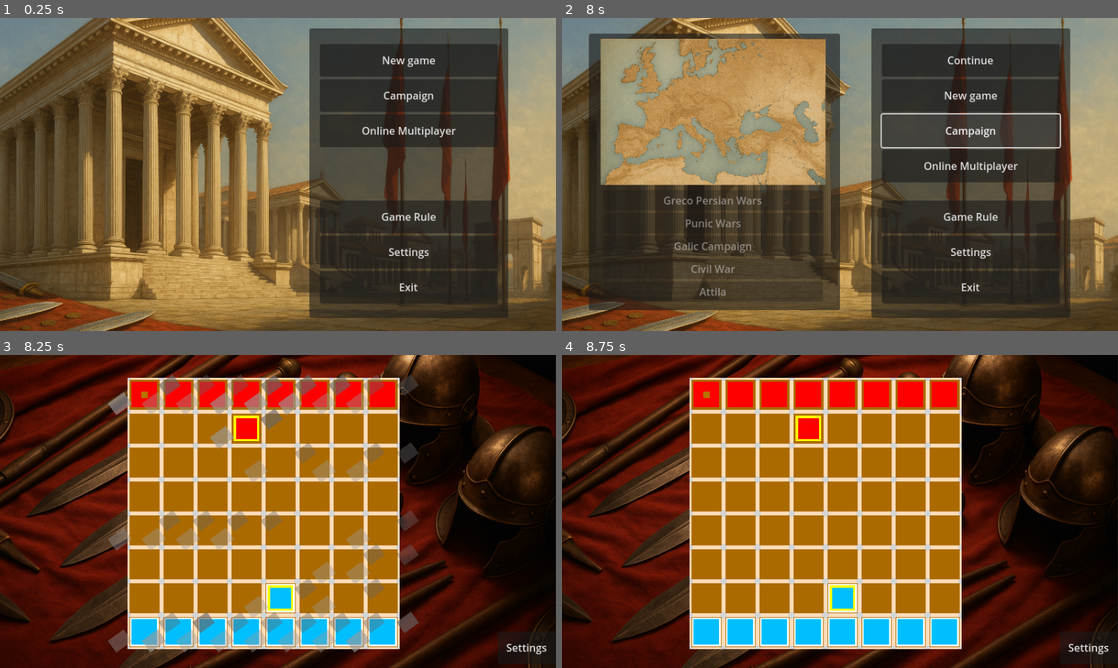
Above: before the commit, frames 1-4 (two rows, left to right).
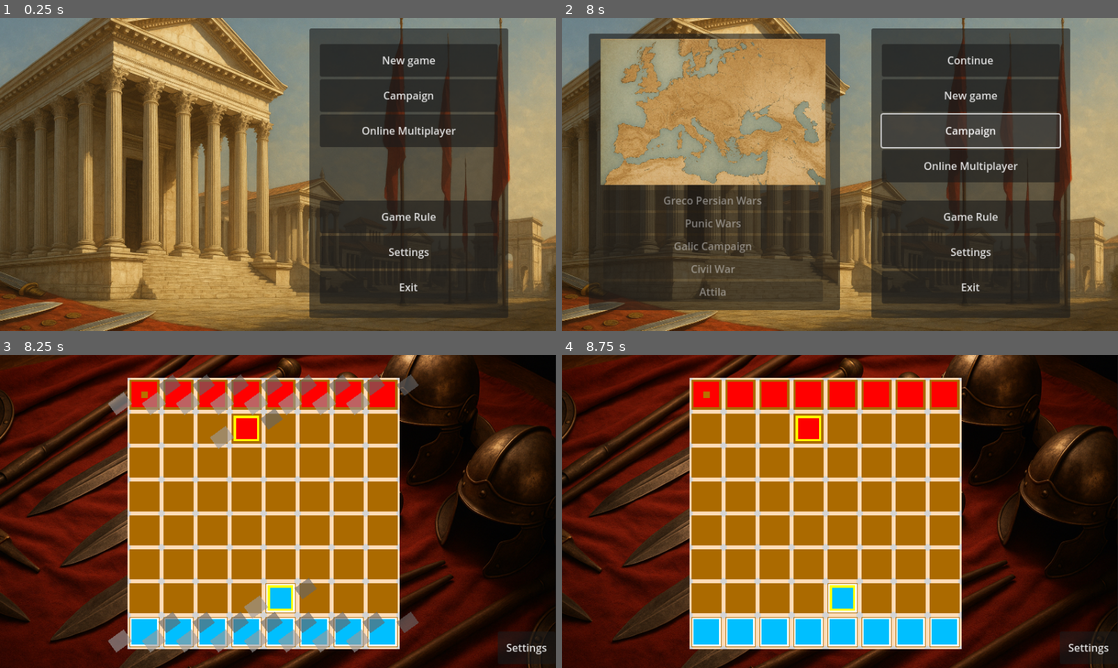
Above: after the commit, the same moments.

Repository: Charckle/ludox
Game: Godot game, scene res://menus/main_menu/main_menu.tscn
The game is run twice, just before and just after one commit, with the same random seed, the same clock (stepped at 60 frames per second) and the same inputs. The engine's default icon, where the game draws it, is replaced by a stand-in: a white triangle on a blue panel in a dark square.
Inputs (mouse positions are in pixels of both pictures, inside the frame that each line leads up to):
- Up to frame 1 (0.25 s): no input
- Up to frame 2 (8 s): click "Online Multiplayer" at 0.5 s; click (723, 296) at 1.27 s; type "12" at 1.35 s; click "Create Game" at 2 s; click "Create Game" at 2.75 s; click "Create Game" at 3.5 s; click "Cancel" at 4.25 s; click "New game" at 5 s; click "New game" at 5.75 s; click "Campaign" at 6.5 s; click "Campaign" at 7.25 s
- Up to frame 3 (8.25 s): click "Continue" at 8 s
- Up to frame 4 (8.75 s): no input

Frames 1-2 are identical in both runs. In frame 3, 5.5% of the frame differs, in the area x 19-76%, y 7-95%; in frame 4, nothing differs.

Commit message:
fixeds stuff

Diff:
--- /dev/null
+++ b/multiplayer/main_multiplayer/game.gd
@@ -0,0 +1,23 @@
+extends Node
+
+@onready var m_m = get_parent()
+#var multiplayer_menu = null
+
+# Called when the node enters the scene tree for the first time.
+func _ready() -> void:
+	pass # Replace with function body.
+
+
+# Called every frame. 'delta' is the elapsed time since the previous frame.
+func _process(delta: float) -> void:
+	pass
+
+
+@rpc("any_peer", "call_remote", "reliable")
+func send_move(room_id, start_pos, end_pos):
+	pass
+
+
+@rpc("authority", "call_remote", "reliable")
+func move_unit(start_pos, end_pos):
+	pass
--- a/multiplayer/main_multiplayer/main_multiplayer.gd
+++ b/multiplayer/main_multiplayer/main_multiplayer.gd
@@ -7,6 +7,7 @@
 var multiplayer_menu = null
 
 var room_id = null
+var rules = null
 
 var is_playing = false
 var being_played = false
@@ -18,6 +19,7 @@
 var players_data = null
 
 @onready var rooms_obj = $rooms
+@onready var game_obj = $game
 
 # Called when the node enters the scene tree for the first time.
 func _ready() -> void:
--- a/multiplayer/main_multiplayer/main_multiplayer.tscn
+++ b/multiplayer/main_multiplayer/main_multiplayer.tscn
@@ -1,10 +1,14 @@
-[gd_scene load_steps=3 format=3 uid="uid://caylg8mg6vsoc"]
+[gd_scene load_steps=4 format=3 uid="uid://caylg8mg6vsoc"]
 
 [ext_resource type="Script" uid="uid://c8wta48lia3aq" path="res://multiplayer/main_multiplayer/main_multiplayer.gd" id="1_8yqgl"]
 [ext_resource type="Script" uid="uid://bfhubvrfkctau" path="res://multiplayer/main_multiplayer/rooms.gd" id="2_nrcka"]
+[ext_resource type="Script" uid="uid://kpptgy18quy4" path="res://multiplayer/main_multiplayer/game.gd" id="3_fjlwr"]
 
 [node name="Main-multiplayer" type="Node"]
 script = ExtResource("1_8yqgl")
 
 [node name="rooms" type="Node" parent="."]
 script = ExtResource("2_nrcka")
+
+[node name="game" type="Node" parent="."]
+script = ExtResource("3_fjlwr")
--- a/multiplayer/main_multiplayer/rooms.gd
+++ b/multiplayer/main_multiplayer/rooms.gd
@@ -33,6 +33,7 @@
 
 @rpc("authority", "call_remote", "reliable")
 func update_room_data(room_data):
+	m_m.rules = room_data["rules"]
 	multiplayer_menu.room_container.update_room_data(room_data)
 
 @rpc("any_peer", "call_remote", "reliable")
@@ -65,5 +66,5 @@
 	m_m.player_turn = player_turn
 	m_m.city_size = city_size
 
-	multiplayer_menu.prepare_game(m_m.my_player, m_m.city_size, players_data, m_m.player_turn)
+	multiplayer_menu.prepare_game(m_m, players_data)
 	multiplayer_menu.show_game()
--- a/multiplayer/multiplayer_menu/multiplayer_menu.gd
+++ b/multiplayer/multiplayer_menu/multiplayer_menu.gd
@@ -89,5 +89,5 @@
 	return c.to_html(false)
 
 
-func prepare_game(my_player, city_size, players_data, player_turn):
-	game_city.initial_multiplayer_set(my_player, city_size, players_data, player_turn)
+func prepare_game(m_m, players_data):
+	game_city.initial_multiplayer_set(m_m, players_data)
--- a/objects/city/city.gd
+++ b/objects/city/city.gd
@@ -66,6 +66,9 @@
 
 var game_move_states = []
 
+var m_m = null
+var multi_play = false
+
 @onready var lvl_ = get_parent()
 
 var Soldier = preload("res://objects/soldier/soldier.tscn")
@@ -77,17 +80,25 @@
 func _ready() -> void:
 	initialize_city()
 
-func initial_multiplayer_set(my_player_, city_size, players_data, player_turn_):
-	self.my_player = my_player_
-	self.player_turn = player_turn_
-	initialize_city(city_size)
-
-func initialize_city(board_size_=board_size):
+func initial_multiplayer_set(m_m_, players_data):
+	self.m_m = m_m_
+
+	self.multi_play = true
+	self.my_player = m_m.my_player
+	# player_tunr is the player ID, not his color
+	self.player_turn = players_data[m_m.player_turn]
+	if self.my_player != players_data[m_m.player_turn]:
+		can_interact = false
+
+	initialize_city(m_m.city_size, m_m.rules)
+
+
+func initialize_city(board_size_=board_size, rules_=int(GlobalSet.settings["game_rules"])):
 	if board_size_ == 1:
 		city_size = Vector2(12, 8)
 	remove_all_units()
 	remove_all_tiles()
-	rules = GlobalSet.settings["game_rules"]
+	rules = rules_
 	#GlobalSet.game_type = $game_type_btn.selected
 	#GlobalSet.ai_lvl = $ai_lvl_btn.select
 	#pivot_offset = size * 0.5
@@ -221,7 +232,9 @@
 
 
 func check_tile(mouse_pos):
-	var my_player = self.player_turn
+	# set if multiplayer or not
+	if not multi_play:
+		my_player = self.player_turn
 	for tile in all_tiles.get_children():
 		if tile.get_child(0).get_global_rect().has_point(mouse_pos):
 			#print("Clicked on:", tile.name)
@@ -230,7 +243,6 @@
 			#print("bana")
 			# if there is a soldier on that position
 			if soldier_on_pos != null:
-
 				if soldier_on_pos["player"] == my_player:
 					select_soldier(soldier_on_pos["pg"])
 					show_selected_piece(soldier_on_pos["pg"])
@@ -240,7 +252,11 @@
 				if tile_selected != null:
 					if tile.position_grid in possible_moves:
 						# move selcted unit to position
-						self.move_unit(my_player, tile_selected.position_grid, tile.position_grid)
+						if multi_play:
+							m_m.game.rpc_id(1, "send_move", m_m.room_id,
+												tile_selected.position_grid, tile.position_grid)
+						else:
+							self.move_unit(my_player, tile_selected.position_grid, tile.position_grid)
 
 
 func get_soldier_on_position(pos_coord, simulation=false):
--- a/objects/city/city.tscn
+++ b/objects/city/city.tscn
@@ -272,13 +272,13 @@
 [node name="soldiers" type="Node2D" parent="."]
 
 [node name="Soldier" parent="soldiers" instance=ExtResource("3_sgfal")]
-position = Vector2(280, 160)
+position = Vector2(280, 0)
 
 [node name="Soldier2" parent="soldiers" instance=ExtResource("3_sgfal")]
-position = Vector2(40, 160)
+position = Vector2(40, 0)
 
 [node name="Soldier3" parent="soldiers" instance=ExtResource("3_sgfal")]
-position = Vector2(80, 160)
+position = Vector2(80, 0)
 
 [node name="Soldier4" parent="soldiers" instance=ExtResource("3_sgfal")]
 position = Vector2(160, 0)
@@ -290,7 +290,7 @@
 position = Vector2(200, 0)
 
 [node name="Soldier7" parent="soldiers" instance=ExtResource("3_sgfal")]
-position = Vector2(280, 80)
+position = Vector2(240, 0)
 
 [node name="Soldier8" parent="soldiers" instance=ExtResource("3_sgfal")]
 
@@ -299,15 +299,15 @@
 dux = true
 
 [node name="Soldier9" parent="soldiers" instance=ExtResource("3_sgfal")]
-position = Vector2(240, 80)
+position = Vector2(120, 280)
 player = 2
 
 [node name="Soldier10" parent="soldiers" instance=ExtResource("3_sgfal")]
-position = Vector2(160, 80)
+position = Vector2(80, 280)
 player = 2
 
 [node name="Soldier11" parent="soldiers" instance=ExtResource("3_sgfal")]
-position = Vector2(0, 160)
+position = Vector2(0, 280)
 player = 2
 
 [node name="Soldier12" parent="soldiers" instance=ExtResource("3_sgfal")]
@@ -315,11 +315,11 @@
 player = 2
 
 [node name="Soldier13" parent="soldiers" instance=ExtResource("3_sgfal")]
-position = Vector2(240, 200)
+position = Vector2(200, 280)
 player = 2
 
 [node name="Soldier14" parent="soldiers" instance=ExtResource("3_sgfal")]
-position = Vector2(280, 200)
+position = Vector2(160, 280)
 player = 2
 
 [node name="Soldier15" parent="soldiers" instance=ExtResource("3_sgfal")]
@@ -327,11 +327,11 @@
 player = 2
 
 [node name="Soldier16" parent="soldiers" instance=ExtResource("3_sgfal")]
-position = Vector2(240, 240)
+position = Vector2(240, 280)
 player = 2
 
 [node name="Soldier17" parent="soldiers" instance=ExtResource("3_sgfal")]
-position = Vector2(120, 160)
+position = Vector2(160, 240)
 player = 2
 dux = true
 
--- a/objects/city/xxi.gd
+++ b/objects/city/xxi.gd
@@ -295,16 +295,16 @@
 	var direction_ = get_direction(start_coord, pos_coord)
 
 	match direction_:
-		"right_":
+		"right":
 			can_eat.append_array(phalanx_attack(Where.RIGHT, my_player, start_coord,
 						pos_coord, dryrun, simulation))
-		"down_":
+		"down":
 			can_eat.append_array(phalanx_attack(Where.BOTTOM, my_player, start_coord,
 						pos_coord, dryrun, simulation))
 		"up":
 			can_eat.append_array(phalanx_attack(Where.TOP, my_player, start_coord,
 						pos_coord, dryrun, simulation))
-		"left_":
+		"left":
 			can_eat.append_array(phalanx_attack(Where.LEFT, my_player, start_coord,
 						pos_coord, dryrun, simulation))
 
@@ -344,7 +344,6 @@
 	if next_position == start_coord:
 		return can_eat
 	if first_unit:
-		print("first_unit")
 		# check on which side your units are
 		# get left and right tiles
 		var tile = city.get_tile_on_position(target_pos)
@@ -381,8 +380,9 @@
 				elif unit_r == null:
 					if unit_l["player"] == my_player and unit_l["pg"] != start_coord:
 						testudo_side = left_side_pos # position of the unit
-				# get the vector to which you add the central to get hte periferal vector
-				diff_vector = signed_axis(target_pos, testudo_side)
+				if testudo_side is not bool:
+					# get the vector to which you add the central to get hte periferal vector
+					diff_vector = signed_axis(target_pos, testudo_side)
 
 
 		if testudo_side:
--- a/project.godot
+++ b/project.godot
@@ -13,7 +13,7 @@
 config/name="Ludos Romana"
 run/main_scene="uid://blglugajiqw3y"
 config/features=PackedStringArray("4.4", "GL Compatibility")
-config/icon="res://icon.svg"
+config/icon="uid://dxvc0ipr056vg"
 
 [autoload]
 
@@ -31,3 +31,4 @@
 
 renderer/rendering_method="gl_compatibility"
 renderer/rendering_method.mobile="gl_compatibility"
+textures/vram_compression/import_etc2_astc=true
Not shown, changed: export_presets.cfg
Not shown, added: multiplayer/main_multiplayer/game.gd.uid
Binary file added: sprites/temple_icon.png
Not shown, added: sprites/temple_icon.png.import
